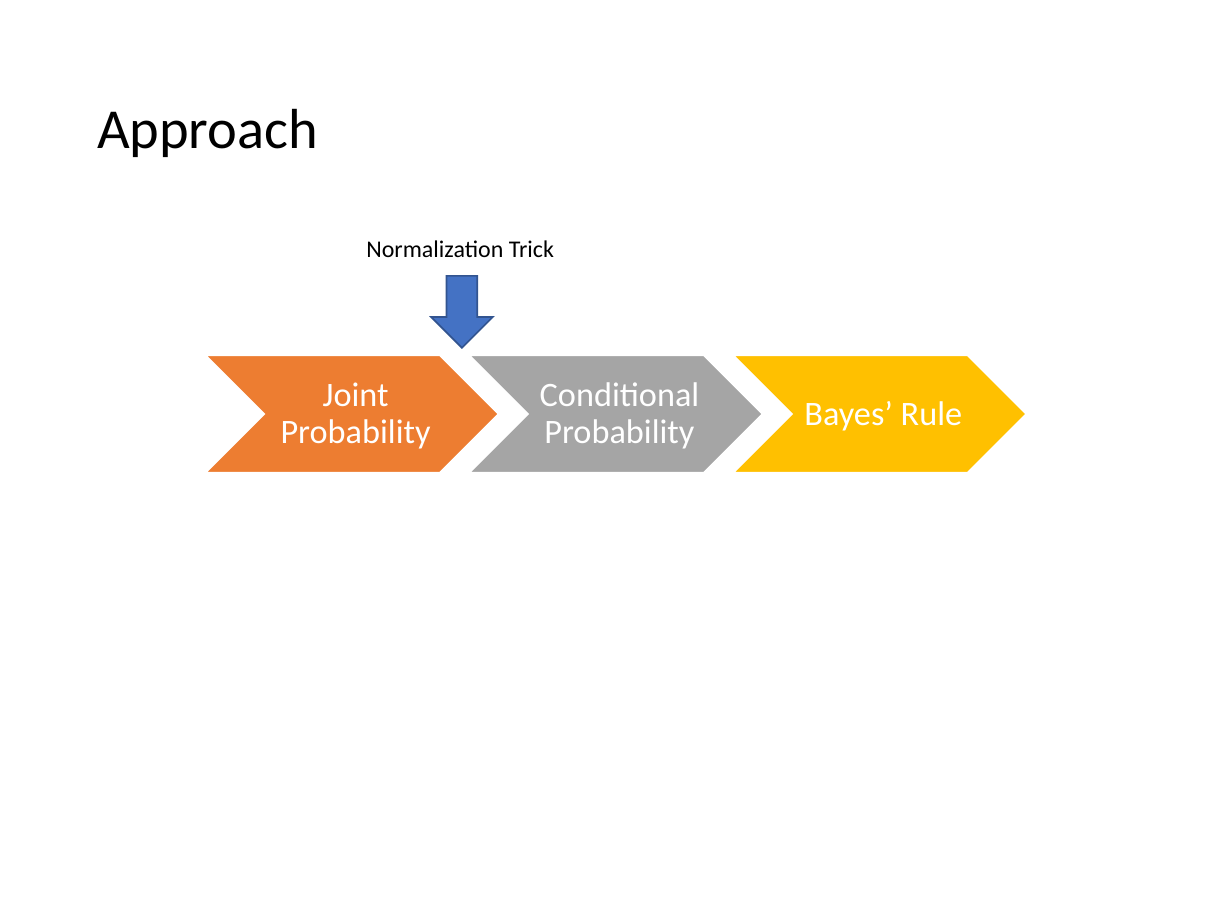
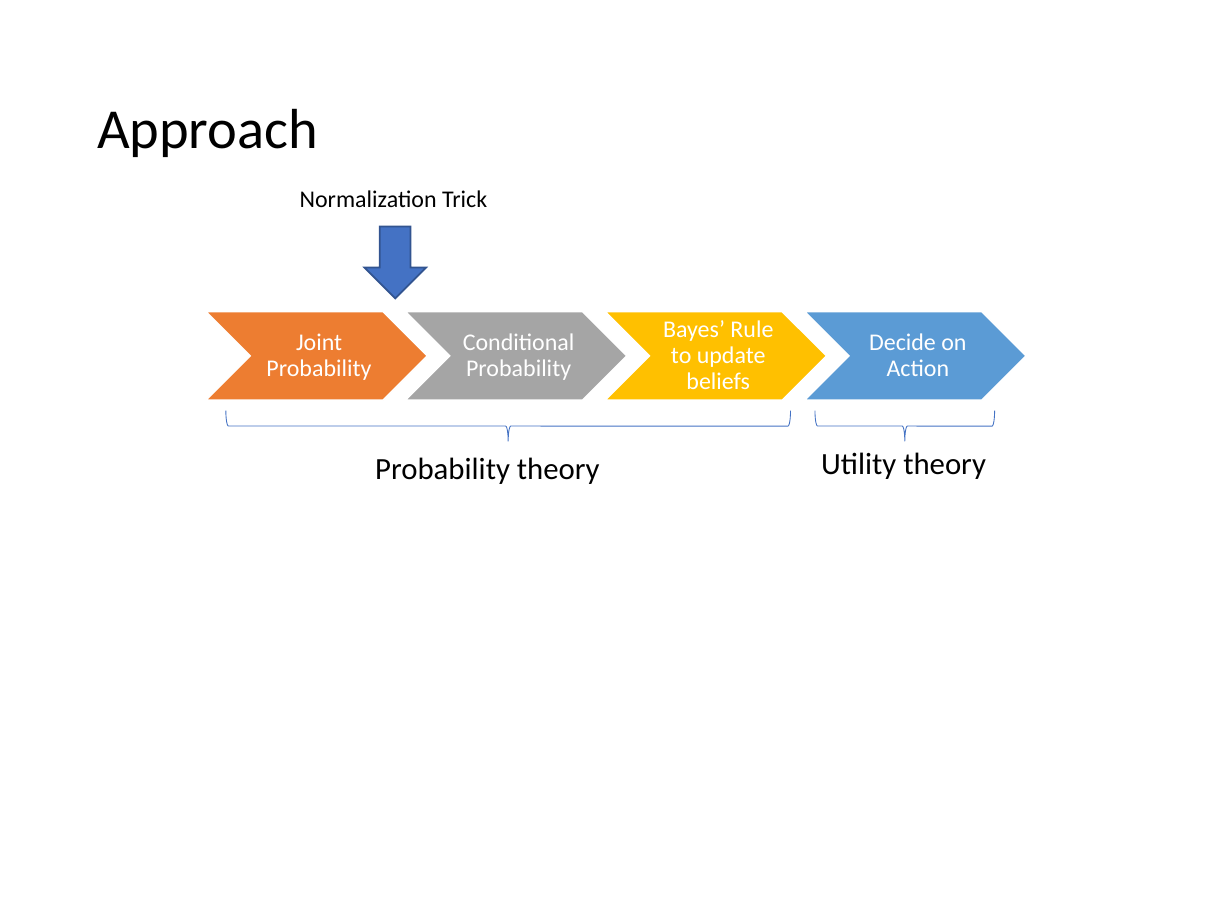
Before and after one commit to mhahsler/CS7320-AI, a slide deck: slide 24 of slides/12_uncertainty.pptx (slide 27 before the commit). Drawn at 1232x924 pixels with LibreOffice and Linux fonts; fonts in the diff are those of the drawing; grey boxes stand for pictures. Boxes give left, top, right and bottom in pixels: in the first picture for what was removed or moved away, otherwise in the second. Text is boxed around its words. In the diff, an @@ line names an element or a change of style, - is before the commit and + after.

```diff
--- a/slides/12_uncertainty.pptx
+++ b/slides/12_uncertainty.pptx
@@ text "Normalization Trick": place and size @@
-text "Normalization Trick" at box(366, 240, 554, 257)
+text "Normalization Trick" at box(300, 190, 487, 207)
@@ down arrow: place and size @@
-down arrow at box(431, 276, 493, 347)
+down arrow at box(365, 227, 426, 298)
@@ chevron: place and size @@
-chevron at box(206, 356, 499, 473)
+chevron at box(206, 312, 428, 400)
@@ text "Joint Probability": place and size @@
-text "Joint Probability" at box(281, 382, 431, 449)
+text "Joint Probability" at box(266, 333, 371, 380)
@@ text "Joint Probability" at box(266, 333, 371, 380): size 20 to 14 pt; less space between paragraphs @@
@@ chevron: place and size @@
-chevron at box(469, 356, 763, 473)
+chevron at box(405, 312, 627, 400)
@@ text "Conditional Probability" at box(463, 333, 575, 380): size 20 to 14 pt; less space between paragraphs @@
@@ text "Conditional Probability": place and size @@
-text "Conditional Probability" at box(540, 382, 700, 449)
+text "Conditional Probability" at box(463, 333, 575, 380)
@@ chevron: place and size @@
-chevron at box(733, 356, 1026, 473)
+chevron at box(605, 312, 827, 400)
@@ text at box(663, 320, 773, 389): text changed; size 20 to 14 pt @@
-Bayes’ Rule
+Bayes’ Rule to update beliefs
@@ chevron added at box(804, 312, 1026, 400), fill #5B9BD5, outline #FFFFFF 1 pt @@
@@ text added at box(869, 333, 966, 376), 14 pt, text #FFFFFF @@
+Decide on Action
@@ right brace added at box(226, 411, 790, 442), outline #4472C4 0.5 pt @@
@@ right brace added at box(815, 411, 995, 442), outline #4472C4 0.5 pt @@
@@ text added at box(375, 457, 600, 484), 18 pt, text #000000 @@
+Probability theory
@@ text added at box(821, 452, 986, 479), 18 pt, text #000000 @@
+Utility theory
```
Also in this commit, not shown: 16 other slides changed, 5 slides removed, 1 other file.
